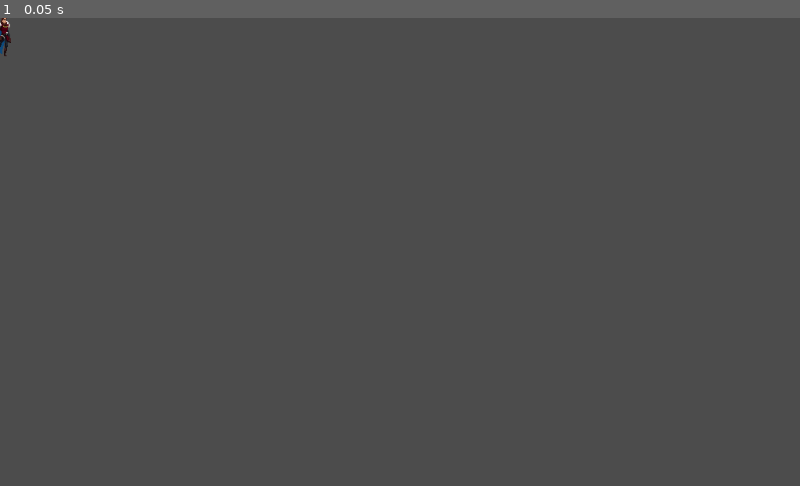
Above: before the commit, frame 1.
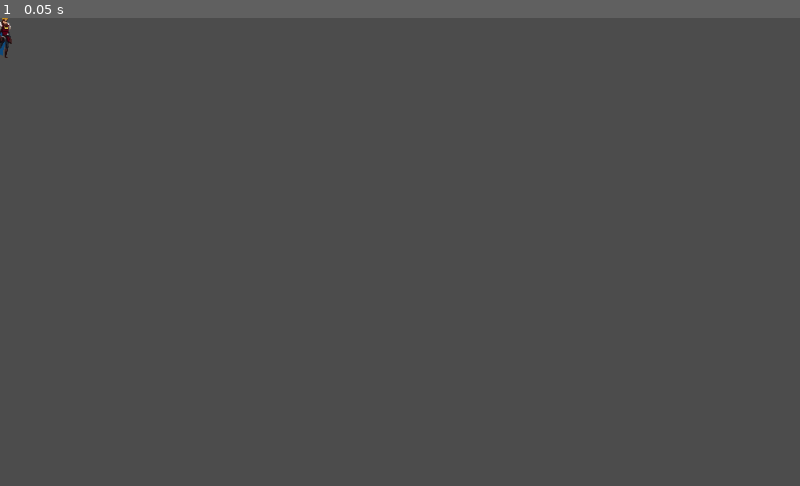
Above: after the commit, the same moment.

Repository: Oliver-Belmont/Project-Headbutt
Game: Godot game, scene res://Scenes/NPCs/King/King.tscn
The game is run twice, just before and just after one commit, with the same random seed, the same clock (stepped at 60 frames per second) and the same inputs. The project has no main scene, so this scene is started directly.
Inputs:
- Up to frame 1 (0.05 s): no input

The runs differ from the first frame. In frame 1, less than 0.1% of the frame differs, in the area x 0-2%, y 0-9%.

Commit message:
animações completas king

Diff:
--- a/Joguinho/Scenes/NPCs/King/King.tscn
+++ b/Joguinho/Scenes/NPCs/King/King.tscn
@@ -1,9 +1,56 @@
-[gd_scene load_steps=3 format=2]
+[gd_scene load_steps=5 format=2]
 
 [ext_resource path="res://Scenes/NPCs/King/king_spritesheet.png" type="Texture" id=1]
 
 [sub_resource type="Animation" id=1]
 resource_name = "Idle"
+length = 0.8
+loop = true
+tracks/0/type = "value"
+tracks/0/path = NodePath(".:frame")
+tracks/0/interp = 1
+tracks/0/loop_wrap = true
+tracks/0/imported = false
+tracks/0/enabled = true
+tracks/0/keys = {
+"times": PoolRealArray( 0, 0.1, 0.2, 0.3, 0.4, 0.5, 0.6, 0.7, 0.8 ),
+"transitions": PoolRealArray( 1, 1, 1, 1, 1, 1, 1, 1, 1 ),
+"update": 1,
+"values": [ 0, 1, 2, 3, 4, 5, 6, 7, 8 ]
+}
+
+[sub_resource type="Animation" id=2]
+resource_name = "death"
+length = 1.5
+step = 0.2
+tracks/0/type = "value"
+tracks/0/path = NodePath(".:frame")
+tracks/0/interp = 1
+tracks/0/loop_wrap = true
+tracks/0/imported = false
+tracks/0/enabled = true
+tracks/0/keys = {
+"times": PoolRealArray( 0, 0.2, 0.4, 0.6, 0.8, 1 ),
+"transitions": PoolRealArray( 1, 1, 1, 1, 1, 1 ),
+"update": 1,
+"values": [ 16, 17, 18, 19, 20, 21 ]
+}
+
+[sub_resource type="Animation" id=3]
+resource_name = "hurt"
+length = 2.0
+tracks/0/type = "value"
+tracks/0/path = NodePath(".:frame")
+tracks/0/interp = 1
+tracks/0/loop_wrap = true
+tracks/0/imported = false
+tracks/0/enabled = true
+tracks/0/keys = {
+"times": PoolRealArray( 0, 0.5, 1 ),
+"transitions": PoolRealArray( 1, 1, 1 ),
+"update": 1,
+"values": [ 9, 10, 11 ]
+}
 
 [node name="King" type="Node"]
 
@@ -11,6 +58,9 @@
 texture = ExtResource( 1 )
 vframes = 3
 hframes = 8
+frame = 8
 
 [node name="AnimationPlayer" type="AnimationPlayer" parent="Sprite"]
 anims/Idle = SubResource( 1 )
+anims/death = SubResource( 2 )
+anims/hurt = SubResource( 3 )
